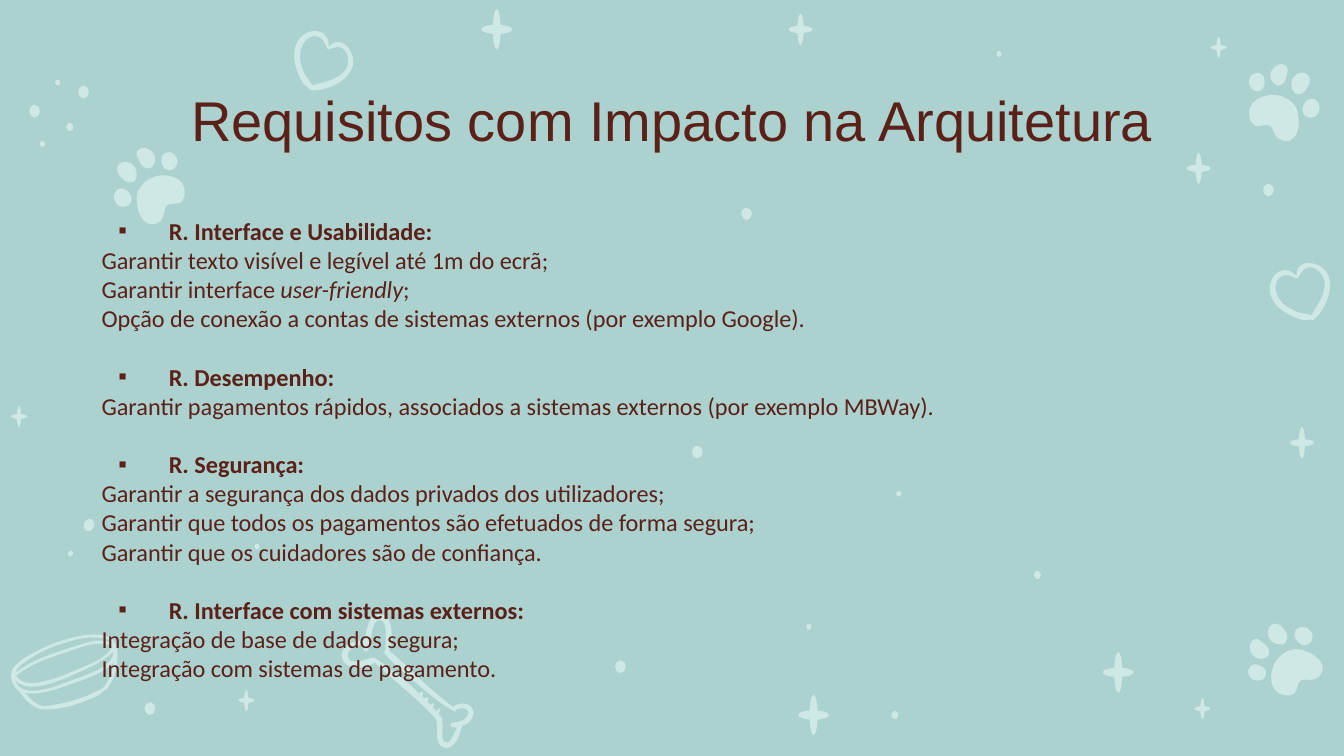
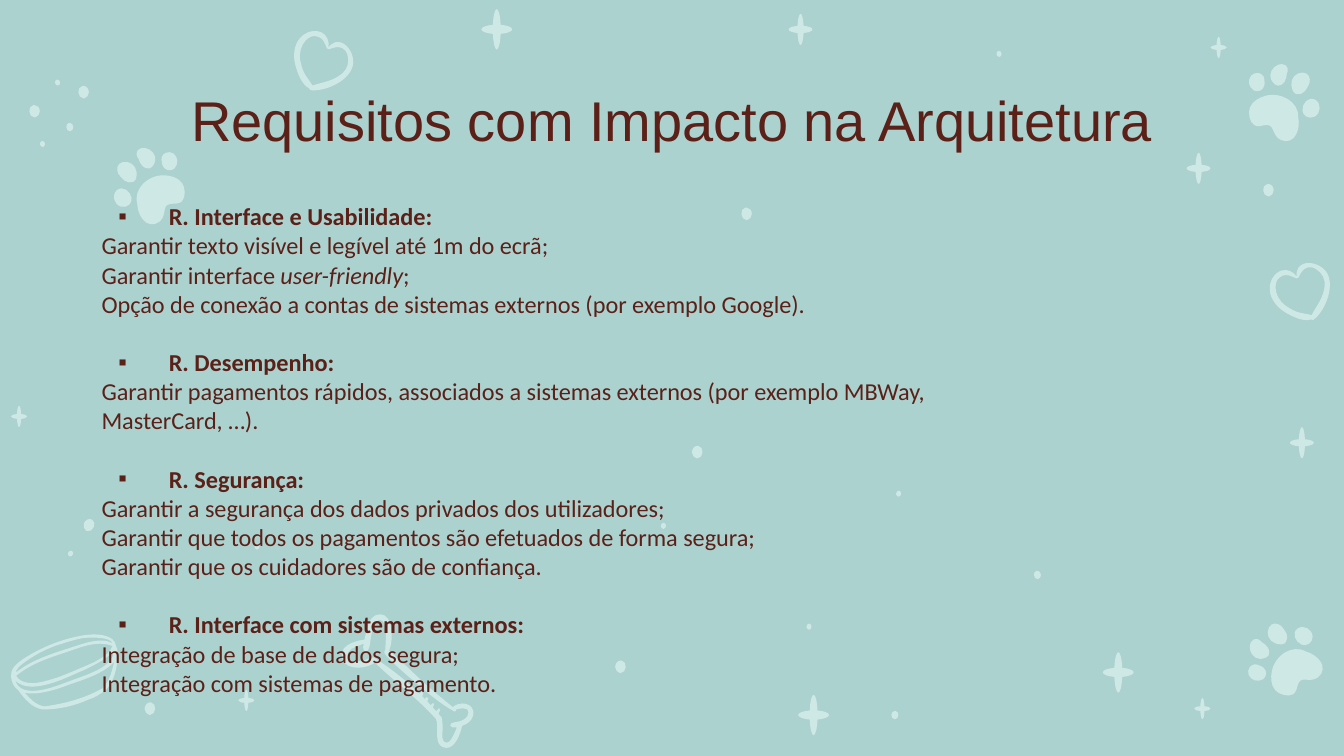
Before and after one commit to joaogasparp/leci_2ano, a slide deck: slide 4 of 2º SEMESTRE/AS/Projeto/Parte3/PetsPortal_P3.pptx. Drawn at 1344x756 pixels with LibreOffice and Linux fonts; fonts in the diff are those of the drawing. Boxes give left, top, right and bottom in pixels: in the first picture for what was removed or moved away, otherwise in the second. Text is boxed around its words. In the diff, an @@ line names an element or a change of style, - is before the commit and + after.

```diff
--- a/2º SEMESTRE/AS/Projeto/Parte3/PetsPortal_P3.pptx
+++ b/2º SEMESTRE/AS/Projeto/Parte3/PetsPortal_P3.pptx
@@ text at (x1=102, y1=382, x2=925, y2=432): text changed @@
-Garantir pagamentos rápidos, associados a sistemas externos (por exemplo MBWay).
+Garantir pagamentos rápidos, associados a sistemas externos (por exemplo MBWay, MasterCard, …).
```
Also in this commit, not shown: 1 other slide changed, 6 other files.
